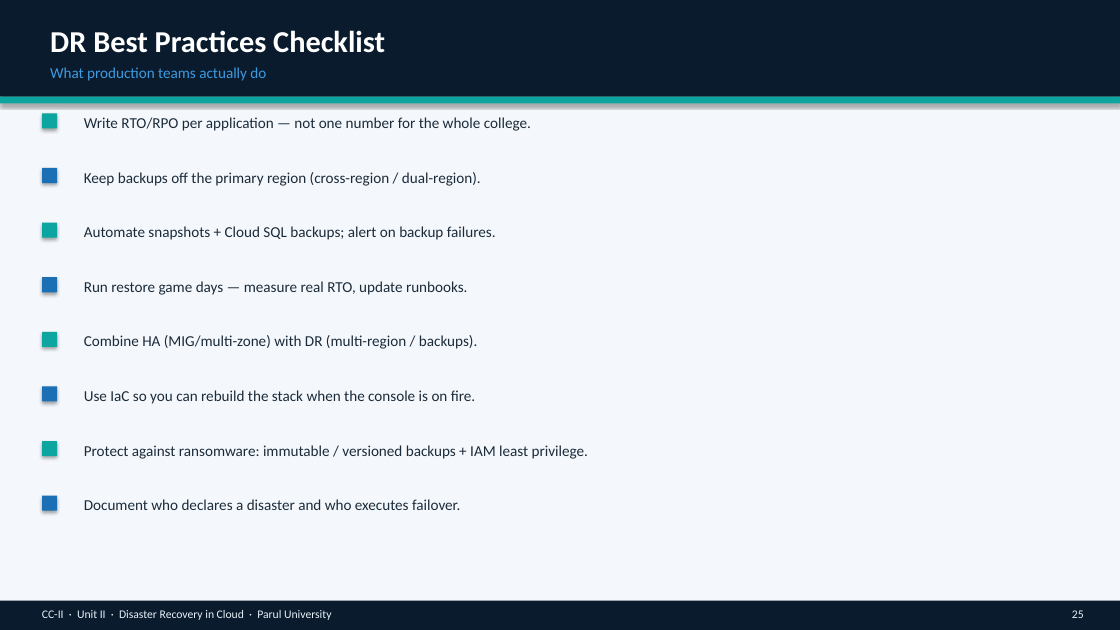
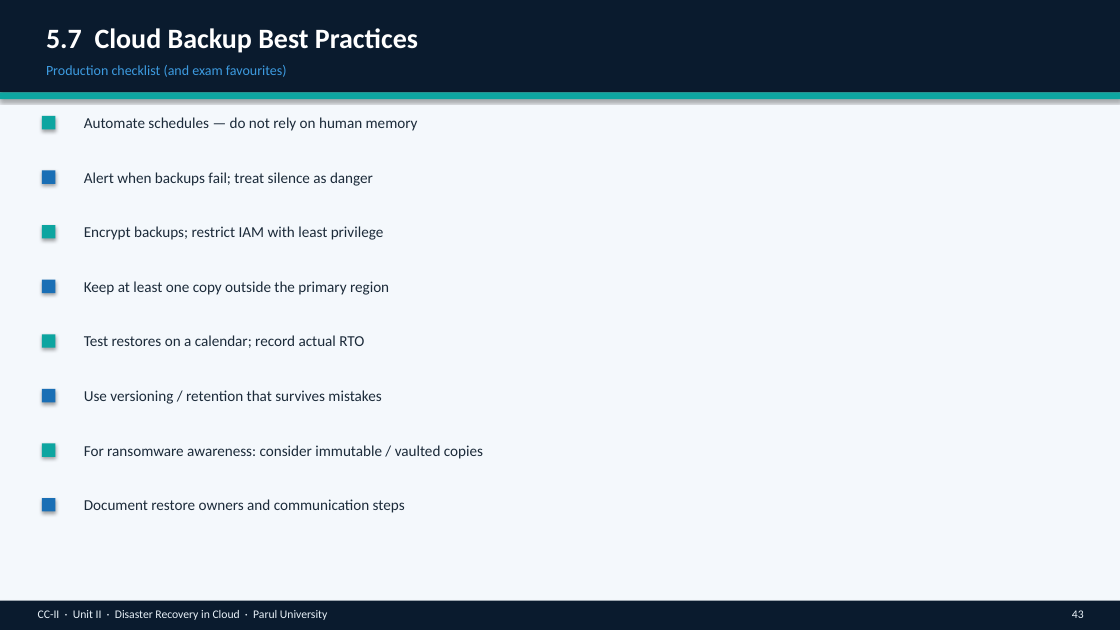
Before and after one commit to professorbhakta/cloud-II, a slide deck: slide 43 of ppt/CC-II-Unit-II-Disaster-Recovery-in-Cloud.pptx (slide 25 before the commit). Drawn at 1120x630 pixels with LibreOffice and Linux fonts; fonts in the diff are those of the drawing. Boxes give left, top, right and bottom in pixels: in the first picture for what was removed or moved away, otherwise in the second. Text is boxed around its words. In the diff, an @@ line names an element or a change of style, - is before the commit and + after.

```diff
--- a/ppt/CC-II-Unit-II-Disaster-Recovery-in-Cloud.pptx
+++ b/ppt/CC-II-Unit-II-Disaster-Recovery-in-Cloud.pptx
@@ rectangle: place and size @@
-rectangle at box(0, 0, 1120, 97)
+rectangle at box(0, 0, 1120, 92)
@@ text at box(46, 28, 418, 53): text changed; size 26 to 24 pt @@
-DR Best Practices Checklist
+5.7 Cloud Backup Best Practices
@@ text at box(46, 65, 287, 77): text changed; size 13 to 12 pt @@
-What production teams actually do
+Production checklist (and exam favourites)
@@ rectangle: place and size @@
-rectangle at box(0, 97, 1120, 103)
+rectangle at box(0, 92, 1120, 99)
@@ text at box(84, 117, 418, 131): text changed @@
-Write RTO/RPO per application — not one number for the whole college.
+Automate schedules — do not rely on human memory
@@ text at box(84, 172, 373, 186): text changed @@
-Keep backups off the primary region (cross-region / dual-region).
+Alert when backups fail; treat silence as danger
@@ text at box(84, 226, 384, 240): text changed @@
-Automate snapshots + Cloud SQL backups; alert on backup failures.
+Encrypt backups; restrict IAM with least privilege
@@ text at box(84, 281, 389, 295): text changed @@
-Run restore game days — measure real RTO, update runbooks.
+Keep at least one copy outside the primary region
@@ text at box(84, 335, 364, 348): text changed @@
-Combine HA (MIG/multi-zone) with DR (multi-region / backups).
+Test restores on a calendar; record actual RTO
@@ text at box(84, 390, 381, 404): text changed @@
-Use IaC so you can rebuild the stack when the console is on fire.
+Use versioning / retention that survives mistakes
@@ text at box(84, 445, 483, 459): text changed @@
-Protect against ransomware: immutable / versioned backups + IAM least privilege.
+For ransomware awareness: consider immutable / vaulted copies
@@ text at box(84, 499, 405, 513): text changed @@
-Document who declares a disaster and who executes failover.
+Document restore owners and communication steps
@@ text "CC-II · Unit II · ..." at box(38, 610, 327, 620): less space between paragraphs @@
@@ text at box(1072, 610, 1084, 618): text changed @@
-25
+43
```
Also in this commit, not shown: 18 other slides changed, 39 slides added, 9 slides removed, 2 other files.
